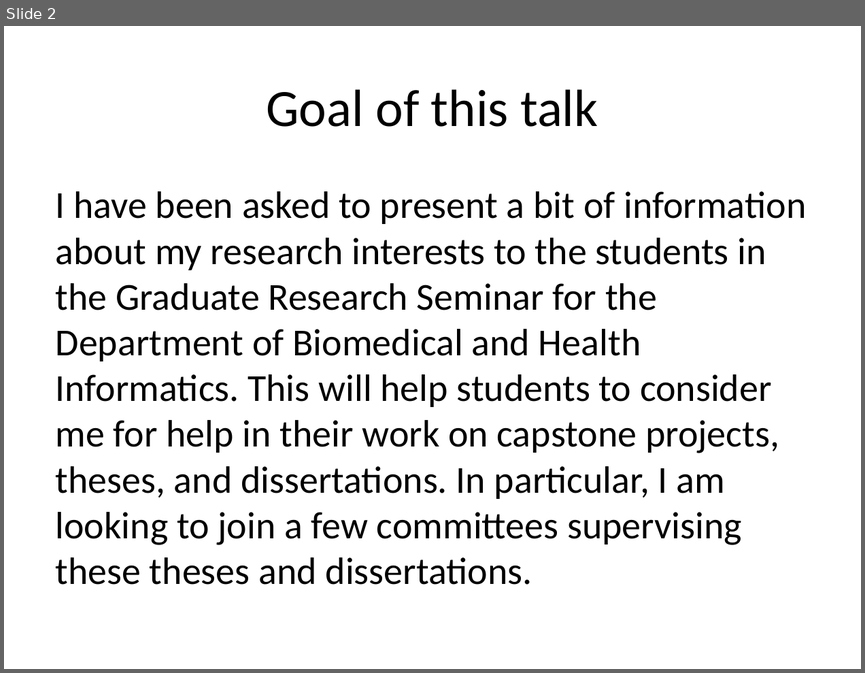
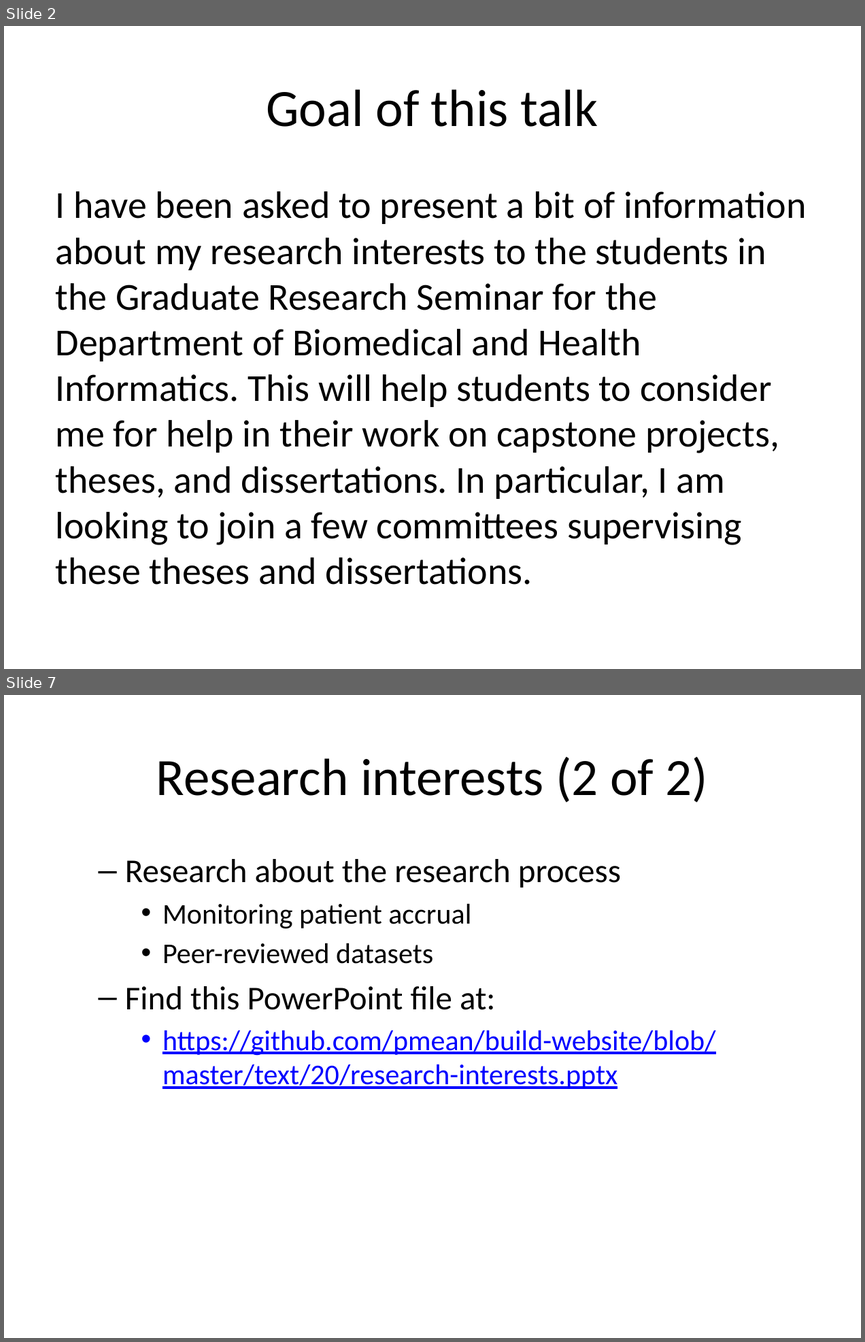
Before and after one commit to pmean/build-website, a slide deck: text/20/research-interests.pptx. Shown one above the other, each under a label of ours: slide 2 before the commit, slides 2 and 7 after it; the slides between them are not shown. The pictures are 865x673 and 865x1342 pixels, drawn with LibreOffice and Linux fonts; fonts in the diff are those of the drawing. Boxes give left, top, right and bottom in pixels: in the first picture for what was removed or moved away, otherwise in the second. Text is boxed around its words. In the diff, an @@ line names an element or a change of style, - is before the commit and + after.

Commit message:
Expand discussion in research-interests.

```diff
--- a/text/20/research-interests.pptx
+++ b/text/20/research-interests.pptx
@@ slide 7 added at [4, 695, 861, 1338], background #FFFFFF @@
@@ title added at [156, 757, 707, 802], 44 pt, text #000000 @@
+Research interests (2 of 2)
@@ text added at [125, 859, 715, 1089], 24 pt, text #000000 @@
+  – Research about the research process
+    • Monitoring patient accrual
+    • Peer-reviewed datasets
+  – Find this PowerPoint file at:
+    • https://github.com/pmean/build-website/blob/master/text/20/research-interests.pptx
```
Also in this commit, not shown: 4 slides changed, 1 other file.
